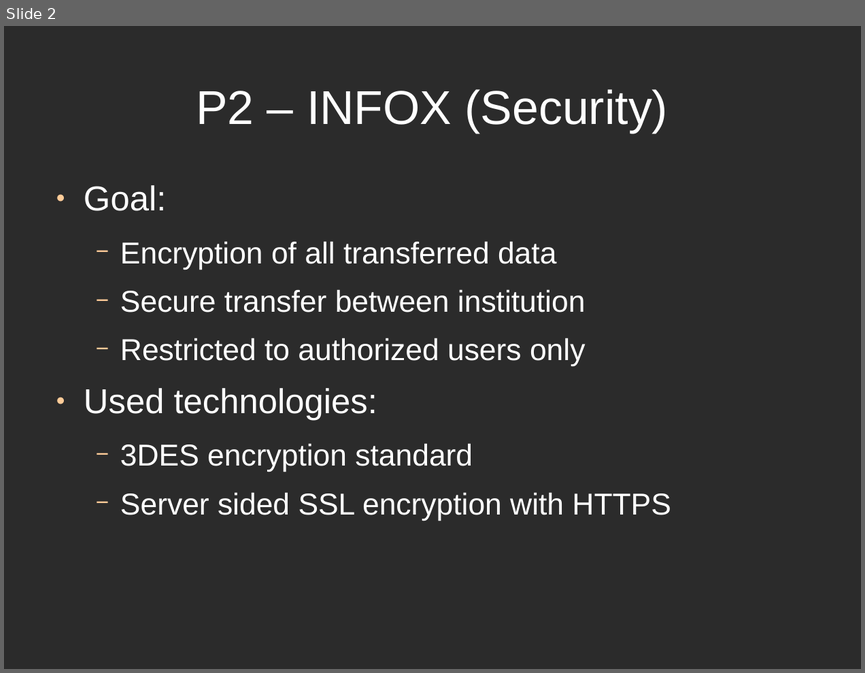
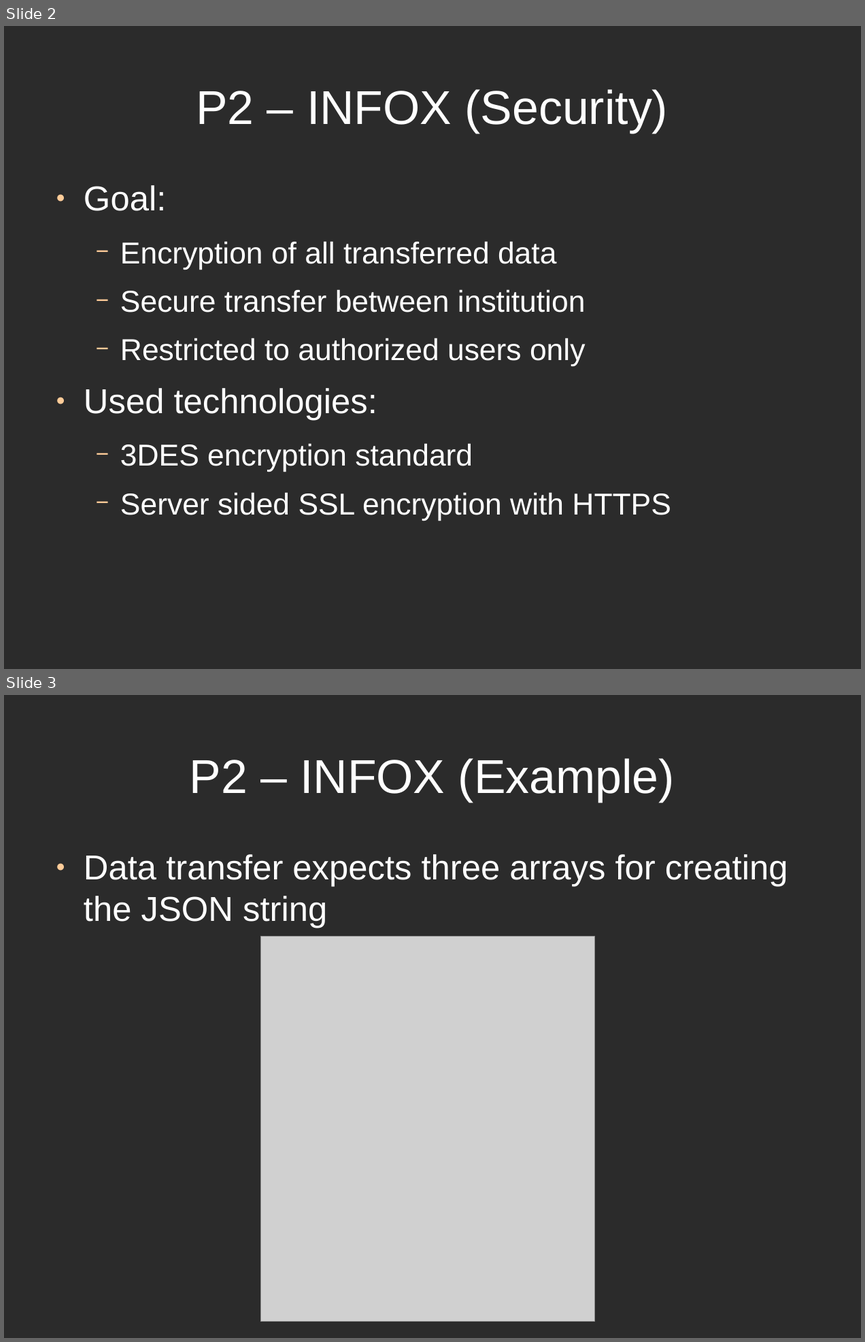
Before and after one commit to djjorjinho/mutworange_2011, a slide deck: documents/presentation/p2infox.odp. Shown one above the other, each under a label of ours: slide 2 before the commit, slides 2 and 3 after it. The pictures are 865x673 and 865x1342 pixels, drawn with LibreOffice and Linux fonts; fonts in the diff are those of the drawing; grey boxes stand for pictures; background and template pictures are left out; a plain dark background stands for a picture behind light text. Boxes give left, top, right and bottom in pixels: in the first picture for what was removed or moved away, otherwise in the second. Text is boxed around its words. In the diff, an @@ line names an element or a change of style, - is before the commit and + after.

Commit message:
Presentation update

```diff
--- a/documents/presentation/p2infox.odp
+++ b/documents/presentation/p2infox.odp
@@ slide 3 added at (4,695,861,1338), background picture (left out) @@
@@ title added at (190,758,674,802), 44 pt, text #FFFFFF @@
+P2 – INFOX (Example)
@@ text added at (84,854,788,928), 32 pt, text #FFFFFF @@
+● Data transfer expects three arrays for creating the JSON string
@@ picture added at (260,936,595,1322) @@
```
Also in this commit, not shown: 1 slide removed.
